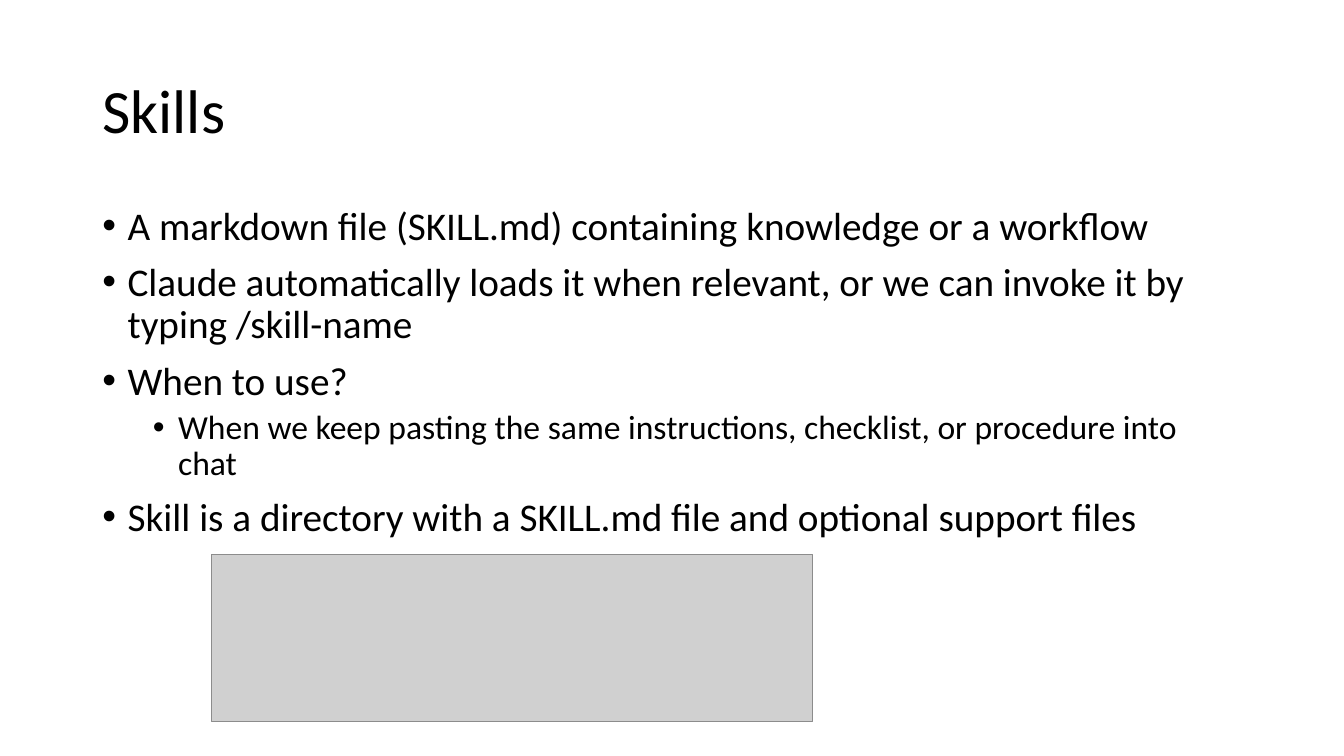
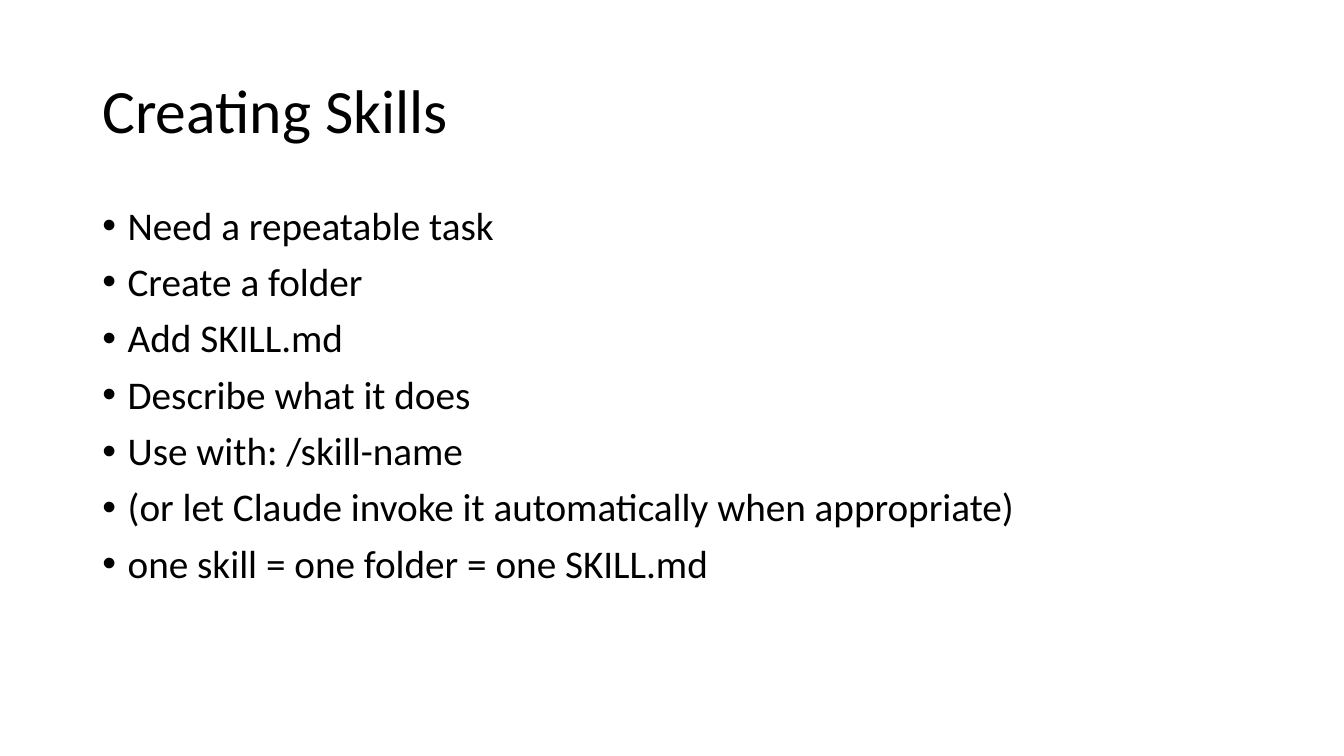
Before and after one commit to atulkahatecdac/claude-code, a slide deck: slide 90 of Claude Code.pptx (slide 97 before the commit). Drawn at 1344x756 pixels with LibreOffice and Linux fonts; fonts in the diff are those of the drawing; grey boxes stand for pictures. Boxes give left, top, right and bottom in pixels: in the first picture for what was removed or moved away, otherwise in the second. Text is boxed around its words. In the diff, an @@ line names an element or a change of style, - is before the commit and + after.

```diff
--- a/Claude Code.pptx
+++ b/Claude Code.pptx
@@ title at bbox=[102, 90, 448, 144]: text changed @@
-Skills
+Creating Skills
@@ text at bbox=[128, 212, 1014, 579]: text changed @@
-• A markdown file (SKILL.md) containing knowledge or a workflow
-• Claude automatically loads it when relevant, or we can invoke it by typing /skill-name
-• When to use?
-  • When we keep pasting the same instructions, checklist, or procedure into chat
-• Skill is a directory with a SKILL.md file and optional support files
+• Need a repeatable task
+• Create a folder
+• Add SKILL.md
+• Describe what it does
+• Use with: /skill-name
+• (or let Claude invoke it automatically when appropriate)
+• one skill = one folder = one SKILL.md
@@ picture removed at bbox=[212, 555, 813, 722] @@
```
Also in this commit, not shown: 30 other slides changed, 87 slides added, 180 slides removed.
